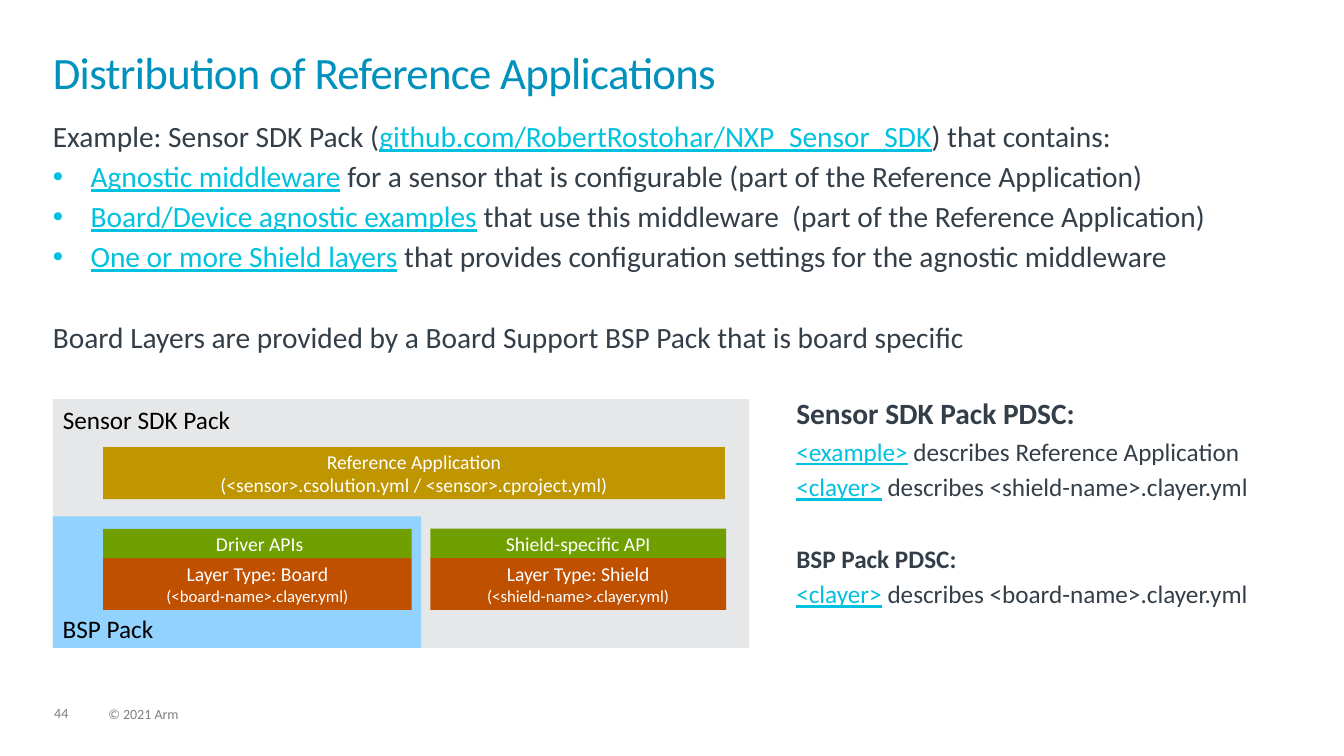
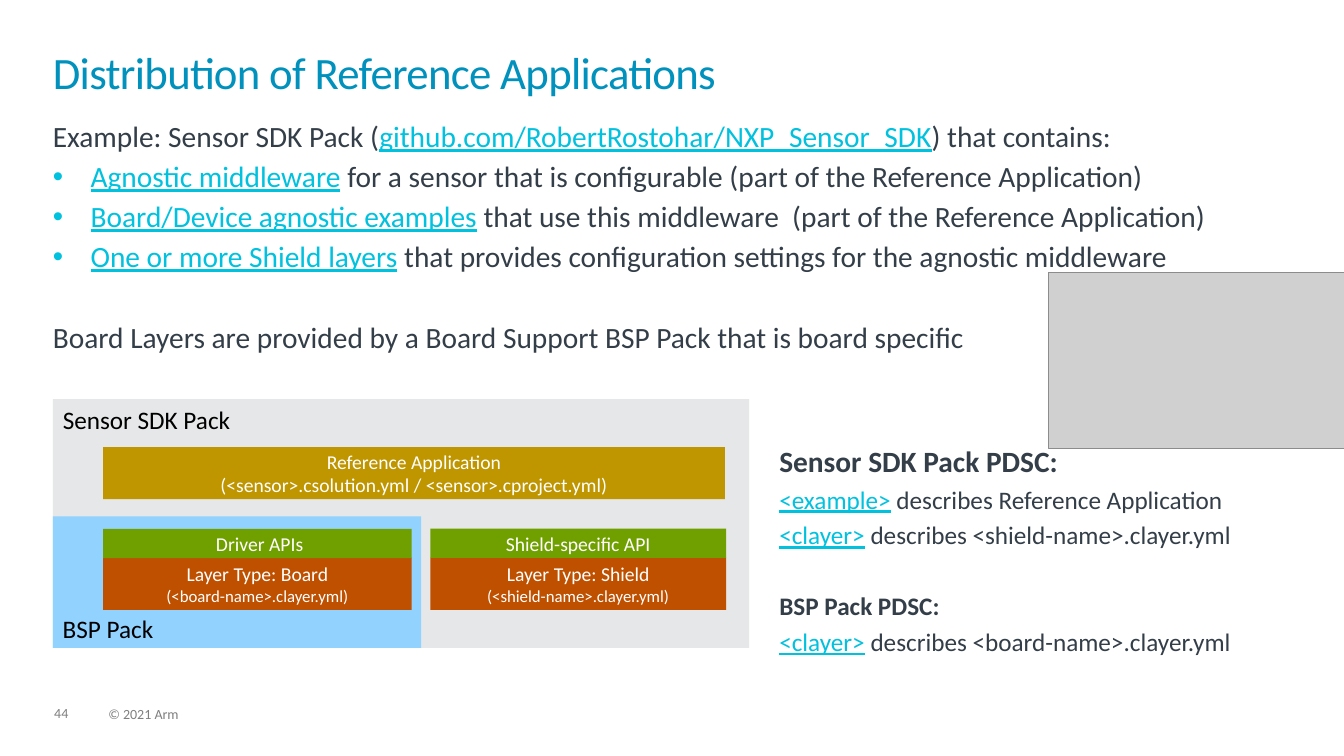
Before and after one commit to Open-CMSIS-Pack/cmsis-toolbox, a slide deck: slide 44 of docs/images/overview.pptx. Drawn at 1344x756 pixels with LibreOffice and Linux fonts; fonts in the diff are those of the drawing; grey boxes stand for pictures. Boxes give left, top, right and bottom in pixels: in the first picture for what was removed or moved away, otherwise in the second. Text is boxed around its words. In the diff, an @@ line names an element or a change of style, - is before the commit and + after.

Commit message:
Added chapter Application Reference Examples (#124)
Contains also several minor corrections including:
 - https://github.com/Open-CMSIS-Pack/devtools/pull/1471
 - https://github.com/Open-CMSIS-Pack/devtools/issues/1458

---------

```diff
--- a/docs/images/overview.pptx
+++ b/docs/images/overview.pptx
@@ picture added at [1050,272,1344,449] @@
@@ text "Sensor SDK Pack PDSC:": place and size @@
-text "Sensor SDK Pack PDSC:" at [796,403,1248,608]
+text "Sensor SDK Pack PDSC:" at [779,447,1231,655]
```
Also in this commit, not shown: 1 slide added, 9 other files.
